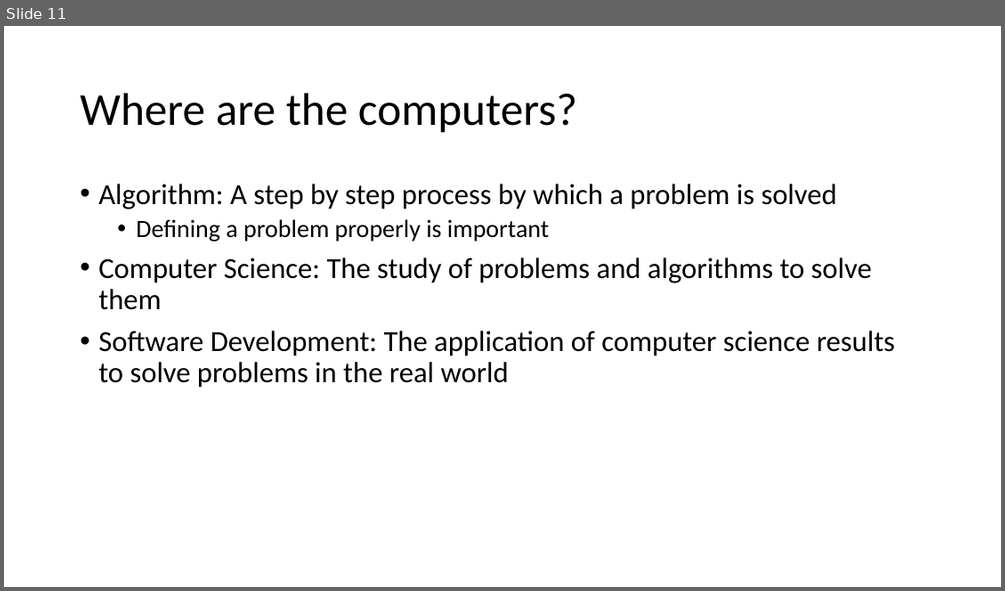
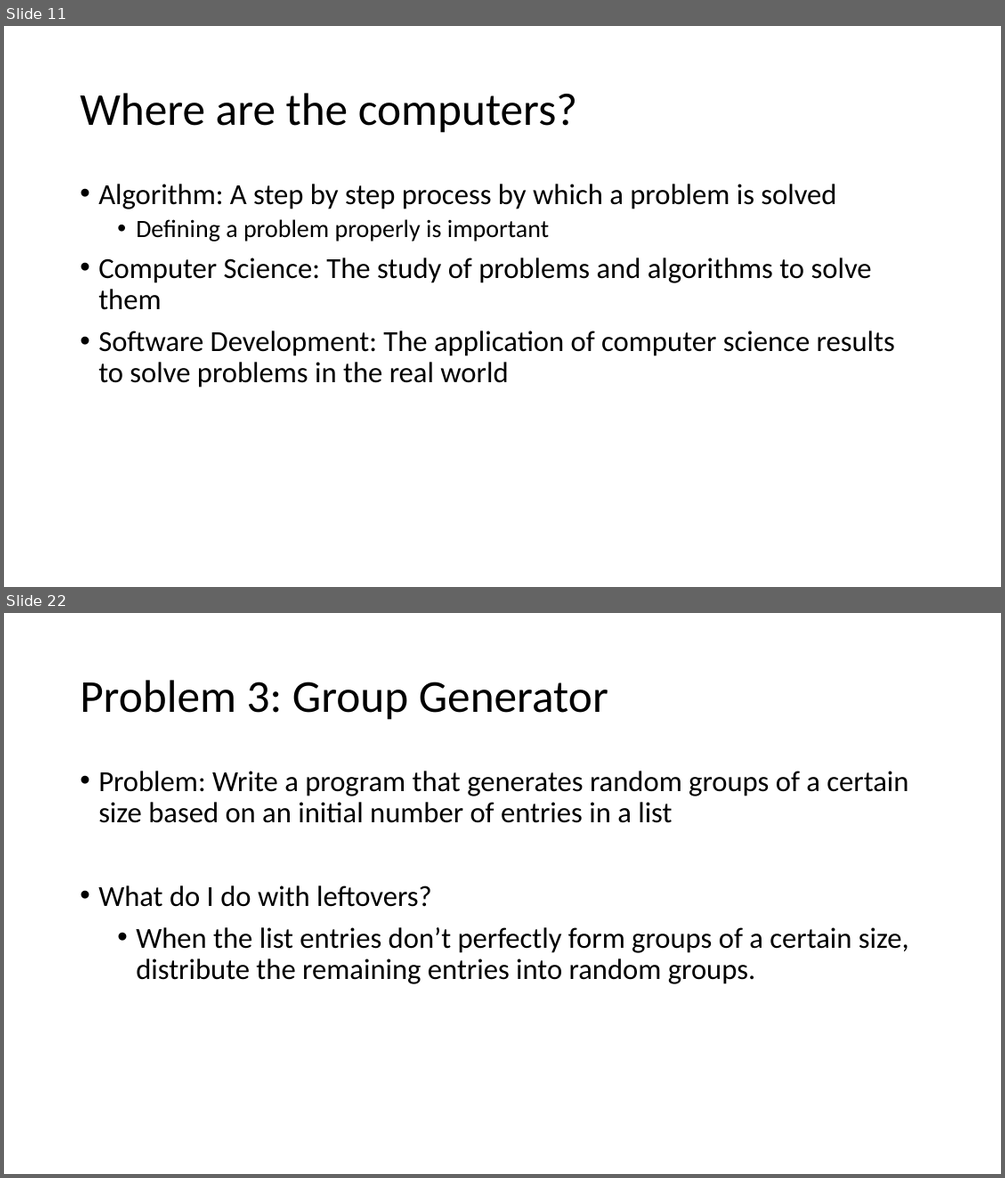
Before and after one commit to MrJoshGross/Course-Curricular-Material, a slide deck: Computer Science Discoveries/Lectures/Lecture 0 - Problems and Problem Solving.pptx. Shown one above the other, each under a label of ours: slide 11 before the commit, slides 11 and 22 after it; the slides between them are not shown. The pictures are 1005x591 and 1005x1178 pixels, drawn with LibreOffice and Linux fonts; fonts in the diff are those of the drawing. Boxes give left, top, right and bottom in pixels: in the first picture for what was removed or moved away, otherwise in the second. Text is boxed around its words. In the diff, an @@ line names an element or a change of style, - is before the commit and + after.

Commit message:
Expand on algorithm designs, add problems 3 and 4

```diff
--- a/Computer Science Discoveries/Lectures/Lecture 0 - Problems and Problem Solving.pptx
+++ b/Computer Science Discoveries/Lectures/Lecture 0 - Problems and Problem Solving.pptx
@@ slide 22 added at box(4, 613, 1001, 1174), background #FFFFFF @@
@@ title added at box(80, 680, 608, 720), 44 pt, text #000000 @@
+Problem 3: Group Generator
@@ text added at box(98, 771, 909, 984), 28 pt, text #000000 @@
+• Problem: Write a program that generates random groups of a certain size based on an initial number of entries in a list
+• What do I do with leftovers?
+  • When the list entries don’t perfectly form groups of a certain size, distribute the remaining entries into random groups.
```
Also in this commit, not shown: 9 slides changed, 25 other slides added, 1 other file.
